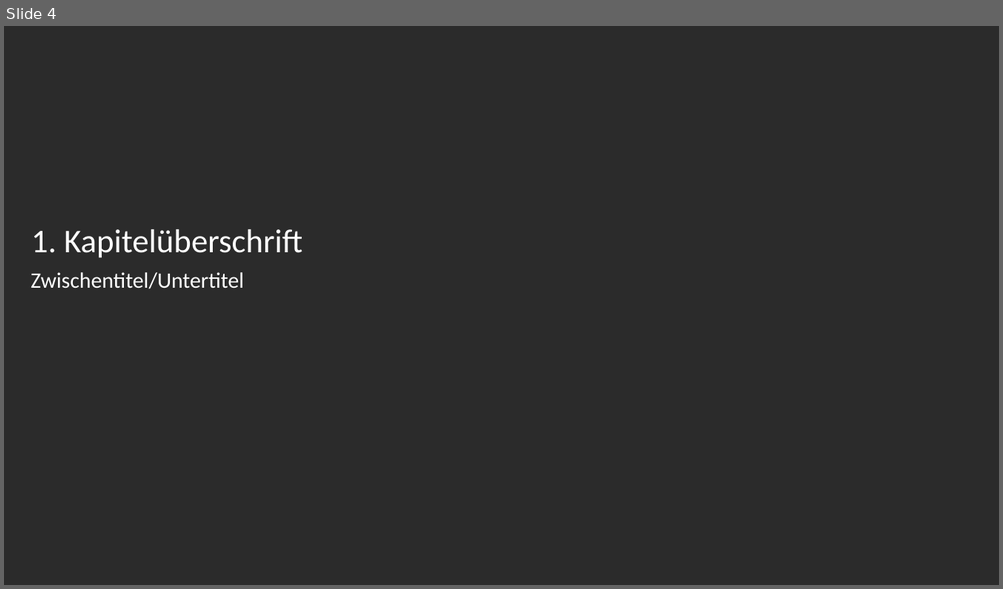
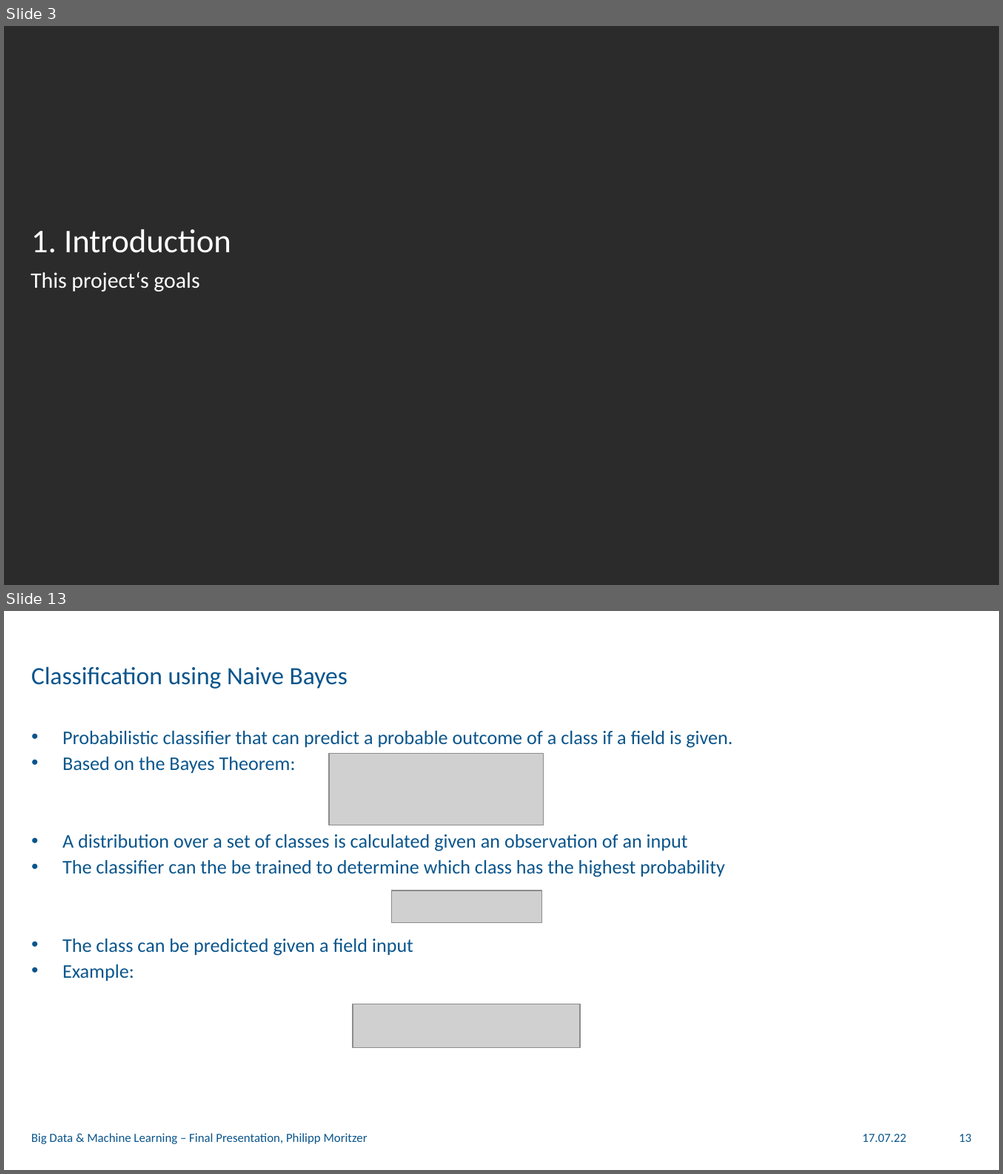
Before and after one commit to philippmoritzer/bd-ml-project, a slide deck: docs/presentation.pptx. Shown one above the other, each under a label of ours: slide 4 before the commit, slides 3 and 13 after it; the slides between them are not shown. The pictures are 1003x589 and 1003x1174 pixels, drawn with LibreOffice and Linux fonts; fonts in the diff are those of the drawing; grey boxes stand for pictures; background and template pictures are left out; a plain dark background stands for a picture behind light text. Boxes give left, top, right and bottom in pixels: in the first picture for what was removed or moved away, otherwise in the second. Text is boxed around its words. In the diff, an @@ line names an element or a change of style, - is before the commit and + after.

Commit message:
spelling

```diff
--- a/docs/presentation.pptx
+++ b/docs/presentation.pptx
@@ slide 13 added at (4,611,999,1170), background picture (left out) @@
@@ title added at (31,667,347,689), 18 pt, text #0A558C @@
+Classification using Naive Bayes
@@ text added at (62,731,732,982), 14 pt, text #0A558C @@
+• Probabilistic classifier that can predict a probable outcome of a class if a field is given.
+• Based on the Bayes Theorem:
+• A distribution over a set of classes is calculated given an observation of an input
+• The classifier can the be trained to determine which class has the highest probability
+• The class can be predicted given a field input
+• Example:
@@ picture added at (329,753,543,825) @@
@@ picture added at (391,891,541,923) @@
@@ picture added at (352,1004,579,1048) @@
@@ text added at (31,1133,367,1145), 9 pt, text #0A558C @@
+Big Data & Machine Learning – Final Presentation, Philipp Moritzer
@@ text added at (862,1134,906,1142), 9 pt, text #0A558C @@
+17.07.22
@@ page number added at (959,1134,971,1142), 9 pt, text #0A558C @@
+13
@@ what was slide 4 is now slide 3 @@
@@ slide 3 changed as well @@
@@ title at (31,230,231,253): text changed @@
-1. Kapitelüberschrift
+1. Introduction
@@ text at (31,272,199,292): text changed @@
-Zwischentitel/Untertitel
+This project‘s goals
```
Also in this commit, not shown: 13 other slides changed, 19 other slides added, 11 slides removed.
